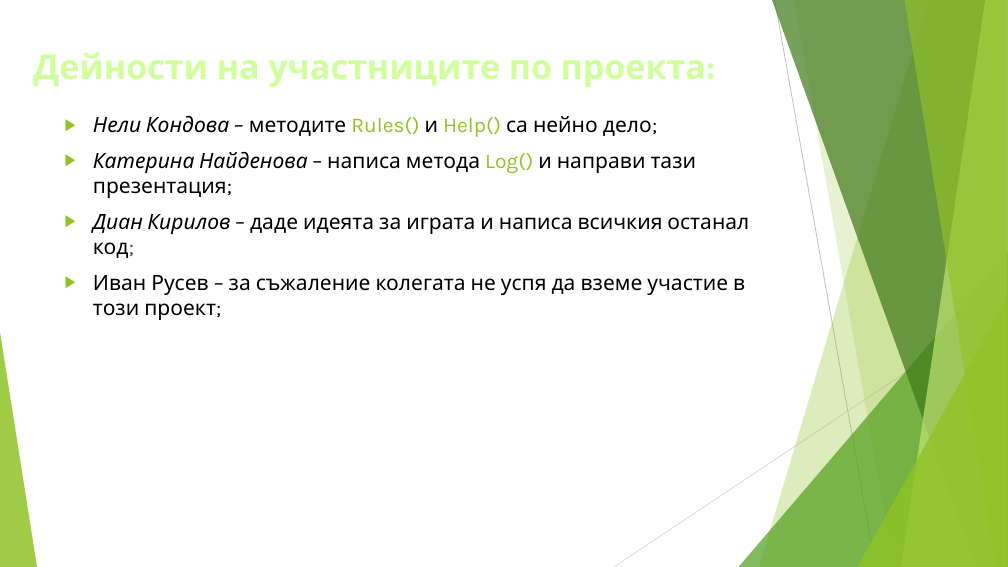
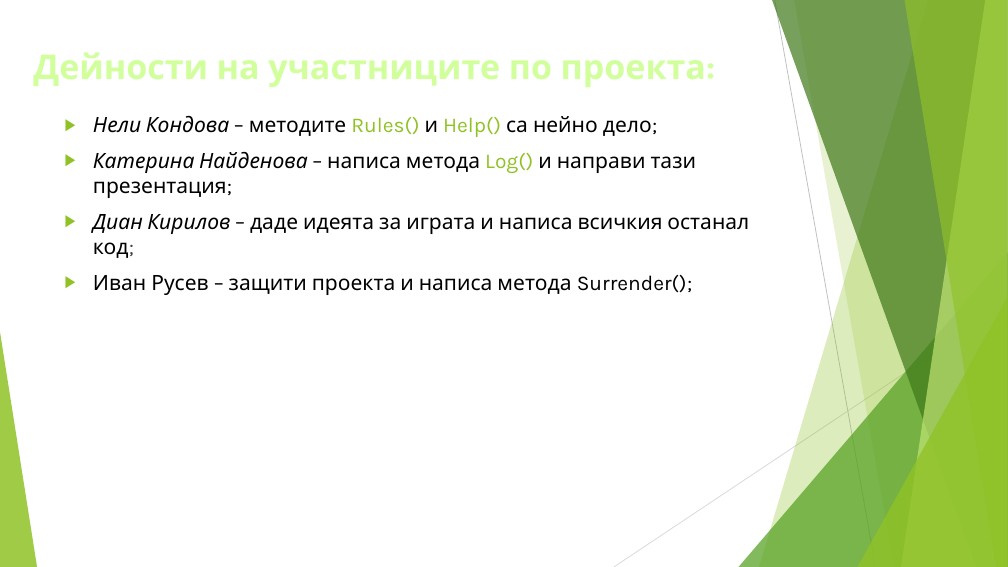
Before and after one commit to curtainmenes/AdvancedCSharp-teamwork, a slide deck: slide 5 of ProjectTWPS.pptx. Drawn at 1008x567 pixels with LibreOffice and Linux fonts; fonts in the diff are those of the drawing. Boxes give left, top, right and bottom in pixels: in the first picture for what was removed or moved away, otherwise in the second. Text is boxed around its words. In the diff, an @@ line names an element or a change of style, - is before the commit and + after.

```diff
--- a/ProjectTWPS.pptx
+++ b/ProjectTWPS.pptx
@@ text at (x1=93, y1=275, x2=692, y2=295): text changed @@
-▶ Иван Русев – за съжаление колегата не успя да вземе участие в този проект;
+▶ Иван Русев – защити проекта и написа метода Surrender();
```
Also in this commit, not shown: 1 other file.
